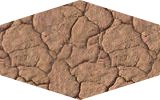
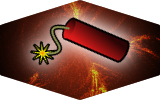
Comparing the layer stacks of the two (160, 100) images. Changes:
added group "destroy" with 5 layers above "building" over [0, 0, 160, 100]
added layer "destroy.png" in group "destroy" over [28, 17, 131, 66]
added layer "Drop Shadow" in group "destroy" over [8, 0, 154, 88]
added layer "Warstwa #8" (multiply, 49%) in group "destroy" over [0, 0, 160, 100]
added layer "Warstwa #7" (color dodge) in group "destroy" over [0, 0, 160, 100]
added layer "Warstwa #5" (multiply) in group "destroy" over [0, 0, 160, 100]
hid group "ground" (3 layers) over [0, 0, 160, 100]
